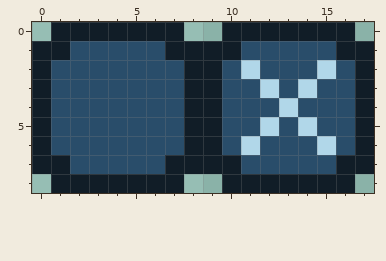
A pixel-art sprite gets an edit: assets/ui/amara2_tickBox.png. The first picture shows the starting point.
The file is 18x9 pixels.
After the commit:
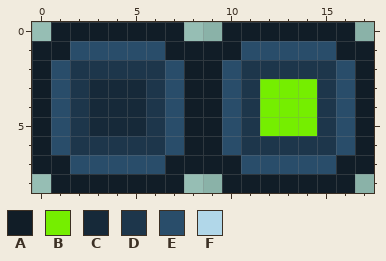
Palette (. is transparent): A #111d27  B #75ee00  C #162939  D #1d364b  E #294d6a  F #b1d7e9
Diff:
Colour E becomes colour B in row 3 at x 13; in row 4 at x 12 and 14; in row 5 at x 13.
Colour F becomes colour B in row 3 at x 12 and 14; in row 4 at x 13; in row 5 at x 12 and 14.
Colour E becomes colour C in rows 3 to 5 at x 3 to 5.
Colour E becomes colour D in row 2 at x 2 to 6 and 12 to 14; in rows 3 to 5 at x 2, 6, 11 and 15; in row 6 at x 2 to 6 and 12 to 14.
Colour F becomes colour D in row 2 at x 11 and 15; in row 6 at x 11 and 15.
Boxes around the changes in both pictures, in picture pixels (x1, y1, x2, y2):
changed: (70, 60, 336, 155)
